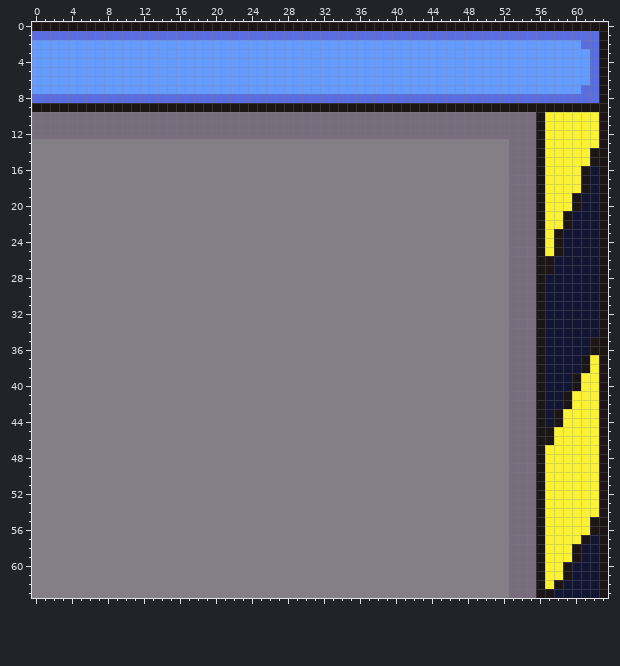
A pixel-art sprite gets an edit: app/assets/images/facility_doorr.png. Above: the version before the commit.
The file is 64x64 pixels.
Once edited:
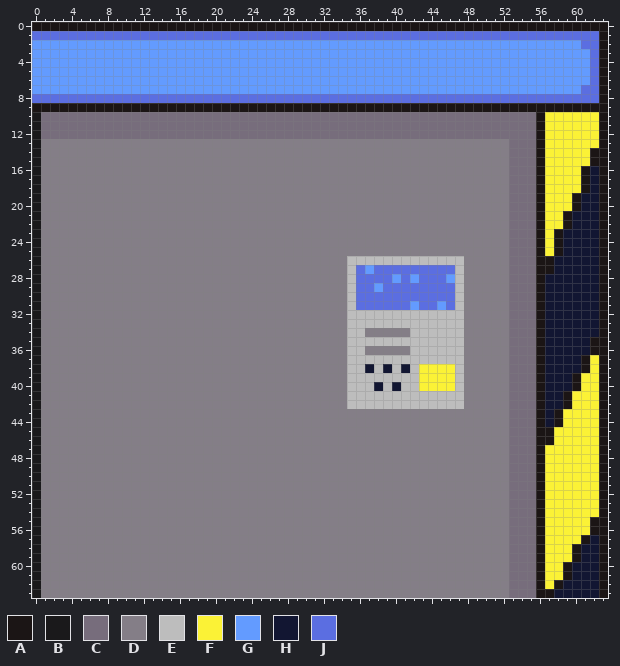
Palette (. is transparent): A #1b1515  B #1a191b  C #776d7c  D #847e87  E #bdbdbd  F #fbf236  G #639bff  H #121632  J #5b6ee1
Change:
y 10..12: x 0 C -> B
y 13..25: x 0 D -> B
y 26: x 0 D -> B; x 35..47 DDDDDDDDDDDDD -> EEEEEEEEEEEEE
y 27: x 0 D -> B; x 35..47 DDDDDDDDDDDDD -> EJGJJJJJJJJJE
y 28: x 0 D -> B; x 35..47 DDDDDDDDDDDDD -> EJJJJGJGJJJGE
y 29: x 0 D -> B; x 35..47 DDDDDDDDDDDDD -> EJJGJJJJJJJJE
y 30: x 0 D -> B; x 35..47 DDDDDDDDDDDDD -> EJJJJJJJJJJJE
y 31: x 0 D -> B; x 35..47 DDDDDDDDDDDDD -> EJJJJJJGJJGJE
y 32..33: x 0 D -> B; x 35..47 DDDDDDDDDDDDD -> EEEEEEEEEEEEE
y 34: x 0 D -> B; x 35..36 DD -> EE; x 42..47 DDDDDD -> EEEEEE
y 35: x 0 D -> B; x 35..47 DDDDDDDDDDDDD -> EEEEEEEEEEEEE
y 36: x 0 D -> B; x 35..36 DD -> EE; x 42..47 DDDDDD -> EEEEEE
y 37: x 0 D -> B; x 35..47 DDDDDDDDDDDDD -> EEEEEEEEEEEEE
y 38: x 0 D -> B; x 35..47 DDDDDDDDDDDDD -> EEHEHEHEFFFFE
y 39: x 0 D -> B; x 35..47 DDDDDDDDDDDDD -> EEEEEEEEFFFFE
y 40: x 0 D -> B; x 35..47 DDDDDDDDDDDDD -> EEEHEHEEFFFFE
y 41..42: x 0 D -> B; x 35..47 DDDDDDDDDDDDD -> EEEEEEEEEEEEE
y 43..63: x 0 D -> B
Boxes around the changes in both pictures, in picture pixels (x1, y1, x2, y2):
changed: (32, 112, 41, 598)
changed: (347, 256, 464, 409)
